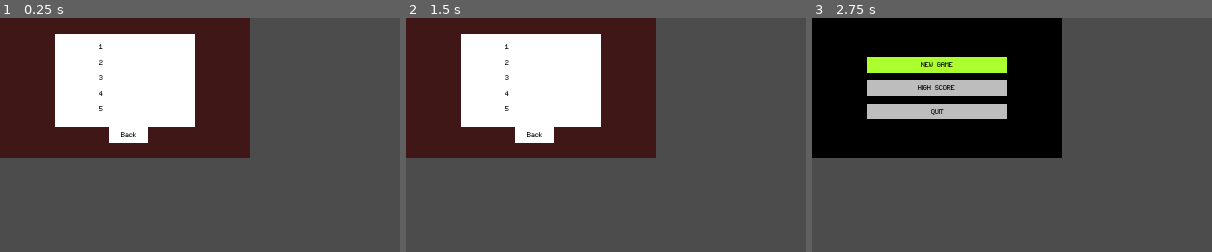
Above: before the commit, frames 1-3 (left to right).
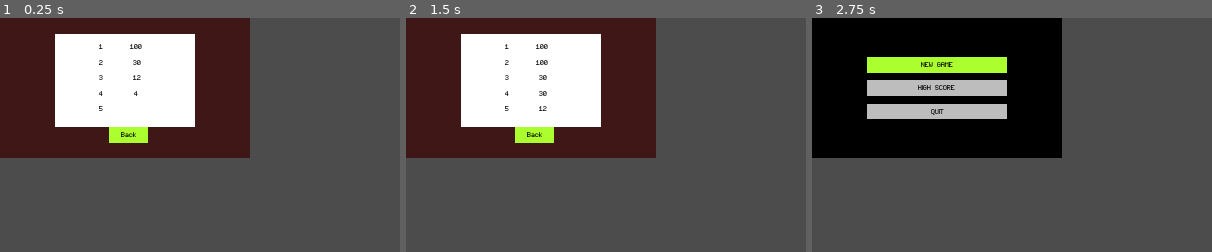
Above: after the commit, the same moments.

Repository: alittek/AC31009-Game
Game: Godot game, scene res://GameScore.tscn
The game is run twice, just before and just after one commit, with the same random seed, the same clock (stepped at 60 frames per second) and the same inputs. This scene is started directly instead of the project's main scene.
Inputs:
- Up to frame 1 (0.25 s): no input
- Up to frame 2 (1.5 s): tap Enter at 0.5 s; hold Right (move_right) 0.53-1.28 s; hold Space (interact) 0.53-1.28 s; hold Down (move_down) from 1.28 s (still down); tap Space (interact) at 1.35 s
- Up to frame 3 (2.75 s): tap Enter at 2 s; release Down (move_down) at 2.03 s; hold Right (move_right) from 2.03 s (still down); hold Space (interact) from 2.03 s (still down)
The pictures show only the part of the screen within x 0-50%, y 0-50%; the shares and areas given below are measured in that part.

The runs differ from the first frame. In frame 1, 0.8% of the frame differs, in the area x 27-37%, y 11-54%; in frame 2, 0.9%; in frame 3, nothing differs.
Error before the commit: Invalid call. Nonexistent function 'split' in base 'Nil'. (res://GameScore.gd:38)

Commit message:
tested encryption for file

Diff:
--- a/FileSystem.gd
+++ b/FileSystem.gd
@@ -2,12 +2,12 @@
 
 var score_file = "user://score.save"
 var password = "pass"
-#var highscore
+#var password = OS.get_unique_id()
 var status
 var highscores
 
 func start():
-	save_score(3)
+	save_score(30)
 	save_score(4)
 	save_score(100)
 	save_score(12)
@@ -15,17 +15,19 @@
 func save_score(highscore):
 	var file = File.new()
 	if file.file_exists(score_file):
-		#status = file.open_encrypted_with_pass(score_file, File.READ_WRITE, OS.get_unique_id())
 		status = file.open(score_file, File.READ_WRITE)
 		#status = file.open_encrypted_with_pass(score_file, File.READ_WRITE, password)
+		print("exists")
 	else:
-		#status = file.open_encrypted_with_pass(score_file, File.WRITE, OS.get_unique_id())
+		pass
 		status = file.open(score_file, File.WRITE)
 		#status = file.open_encrypted_with_pass(score_file, File.WRITE, password)
+		print("doesnt exist")
 
 	if status == OK:
 		file.seek_end()
 		file.store_string(str(highscore) + ",")
+		print("...", highscore)
 		file.close()
 
 func load_score():
@@ -34,8 +36,8 @@
 		file.open(score_file, File.READ)
 		#file.open_encrypted_with_pass(score_file, File.READ, password)
 		highscores = file.get_as_text()
-		#create_scores(highscore)
 		file.close()
 	else:
 		return
+	print("score: ", highscores)
 	return highscores
--- a/GameScore.gd
+++ b/GameScore.gd
@@ -11,7 +11,7 @@
 
 func _ready():
 	# can be removed, adds values to file
-	#file.start()
+	file.start()
 	var scores = file.load_score()
 	create_scores(scores)
 
